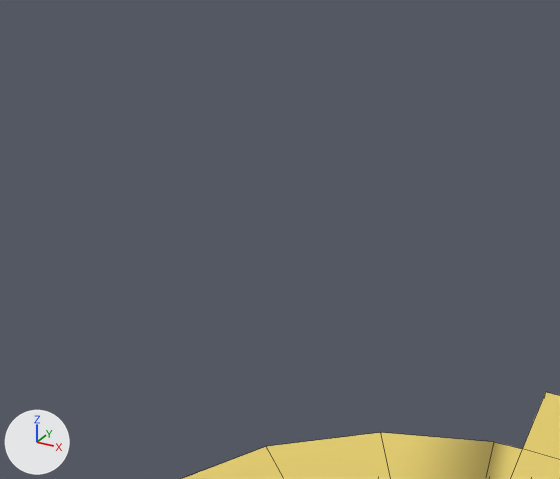
The FBX model Assets/Pickups.fbx as it was, and as the next commit left it.
Camera for both pictures: a 50 mm camera at (0.33, -1.01, 21.76) aimed at (-0.15, -0.15, 21.33). Lighting does not change. The marker at lower left points along +X, +Y and +Z. Mesh edges are drawn as thin lines.

In view in the first picture: 'FundingDollar'.
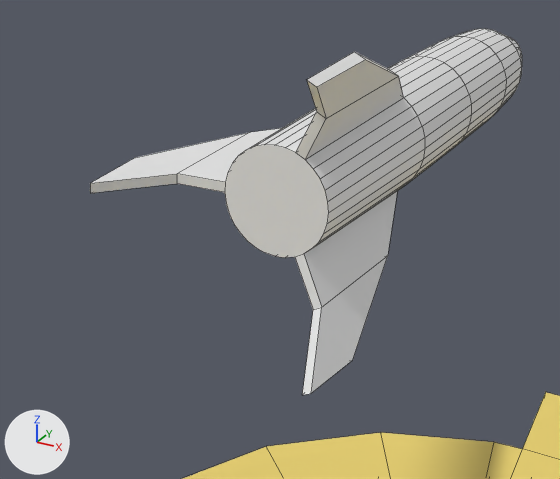
Boxes [x1, y1, x2, y2] around the edits, measured in the pictures (560 x 479 px):
```json
{"object": "WMD", "change": "added", "after": [90, 29, 522, 395]}
```

Scene script edits in JSON lines:
```json
{"op": "add", "block": "me_cylinder", "code": ["me_cylinder = bpy.data.meshes.new('Cylinder')", "me_cylinder.from_pydata(...)  # 217 vertices, 217 faces; spans x -0.16..0.083, y -0.506..0.5, z -0.149..0.143"]}
{"op": "add", "block": "ob_wmd", "code": ["ob_wmd = bpy.data.objects.new('WMD', me_cylinder)", "ob_wmd.location = (0.0, 0.0, 21.507)"]}
```
